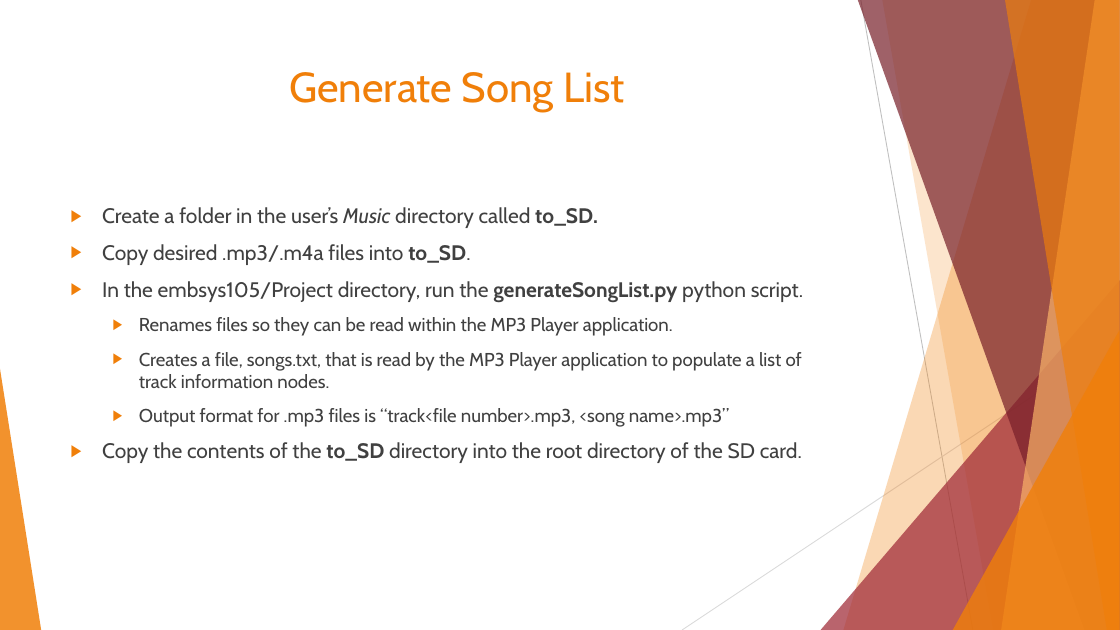
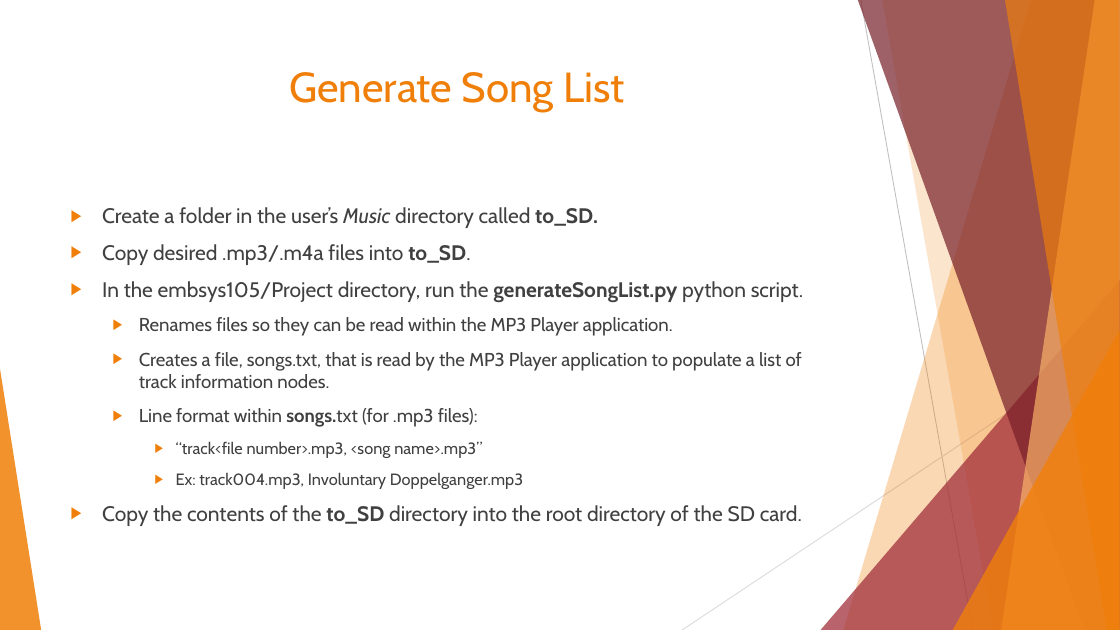
Before and after one commit to baldwinvs/embsys105, a slide deck: slide 14 of Project/Presentation.pptx (slide 5 before the commit). Drawn at 1120x630 pixels with LibreOffice and Linux fonts; fonts in the diff are those of the drawing. Boxes give left, top, right and bottom in pixels: in the first picture for what was removed or moved away, otherwise in the second. Text is boxed around its words. In the diff, an @@ line names an element or a change of style, - is before the commit and + after.

```diff
--- a/Project/Presentation.pptx
+++ b/Project/Presentation.pptx
@@ text at (139,408,523,489): text changed; size 16 to 14 pt @@
-  ▶ Output format for .mp3 files is “track<file number>.mp3, <song name>.mp3”
+  ▶ Line format within songs.txt (for .mp3 files):
+    ▶ “track<file number>.mp3, <song name>.mp3”
+    ▶ Ex: track004.mp3, Involuntary Doppelganger.mp3
```
Also in this commit, not shown: 1 other slide changed, 3 slides added, 1 slide removed, 11 other files.
